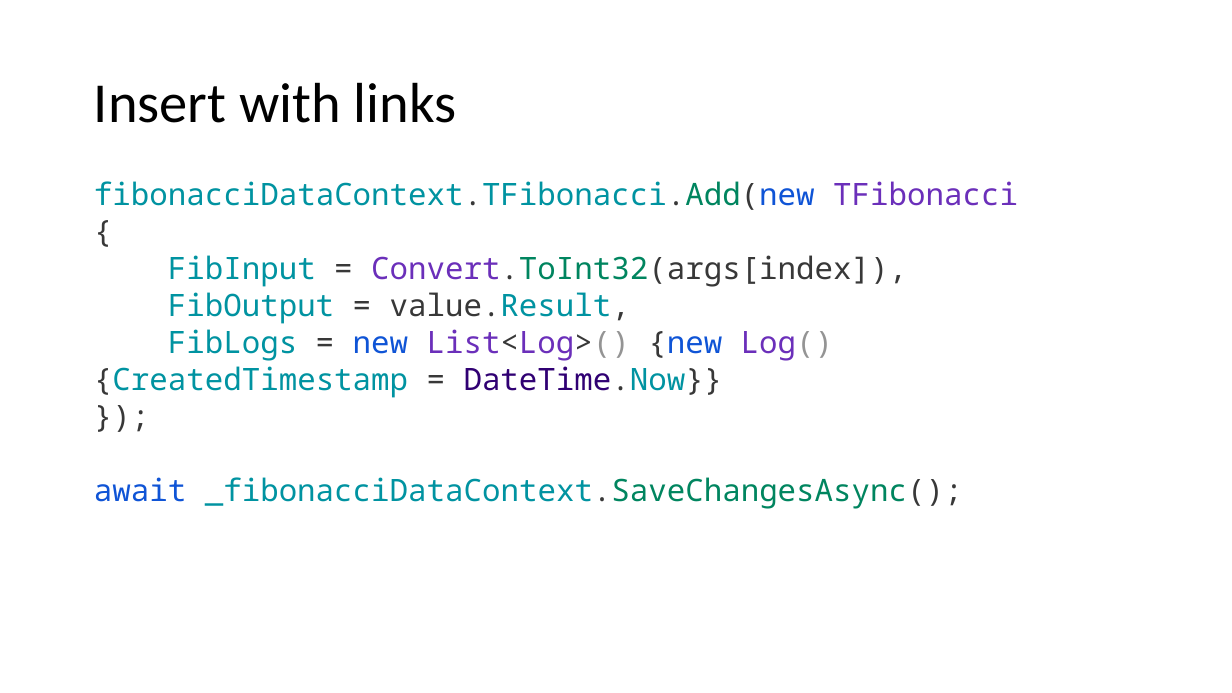
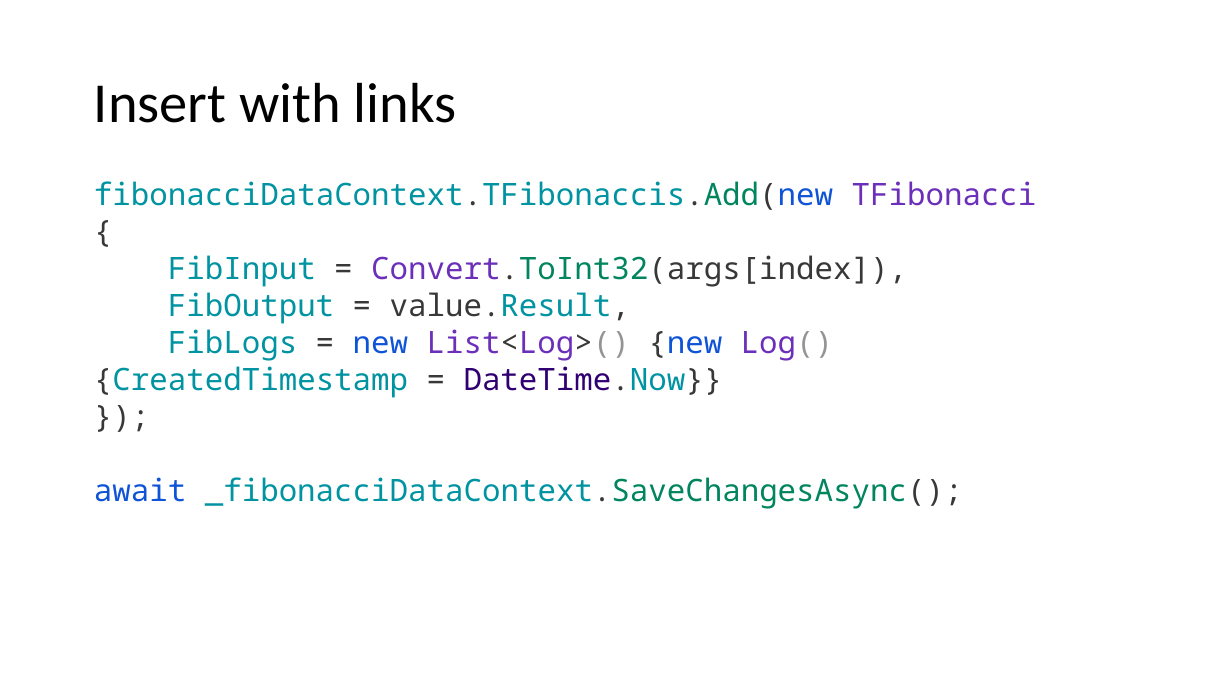
Before and after one commit to guillaume-chervet/course.dotnet, a slide deck: slide 151 of documentations/dotnet6.pptx. Drawn at 1232x693 pixels with LibreOffice and Linux fonts; fonts in the diff are those of the drawing. Boxes give left, top, right and bottom in pixels: in the first picture for what was removed or moved away, otherwise in the second. Text is boxed around its words. In the diff, an @@ line names an element or a change of style, - is before the commit and + after.

```diff
--- a/documentations/dotnet6.pptx
+++ b/documentations/dotnet6.pptx
@@ text at box(94, 181, 1037, 509): text changed @@
-fibonacciDataContext.TFibonacci.Add(new TFibonacci
-{
-FibInput = Convert.ToInt32(args[index]),
-FibOutput = value.Result,
-FibLogs = new List<Log>() {new Log() {CreatedTimestamp = DateTime.Now}}
-});
-await _fibonacciDataContext.SaveChangesAsync();
+fibonacciDataContext.TFibonaccis.Add(new TFibonacci
+{
+FibInput = Convert.ToInt32(args[index]),
+FibOutput = value.Result,
+FibLogs = new List<Log>() {new Log() {CreatedTimestamp = DateTime.Now}}
+});
+await _fibonacciDataContext.SaveChangesAsync();
```
Also in this commit, not shown: 10 other slides changed.
